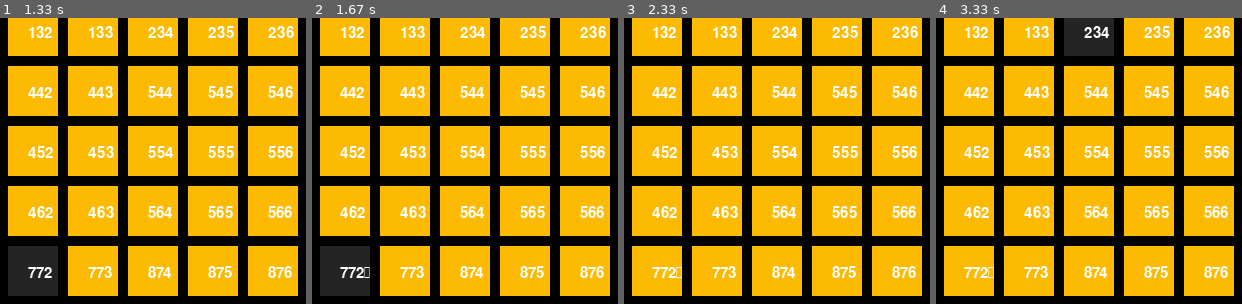
Above: before the commit, frames 1-4 (left to right).
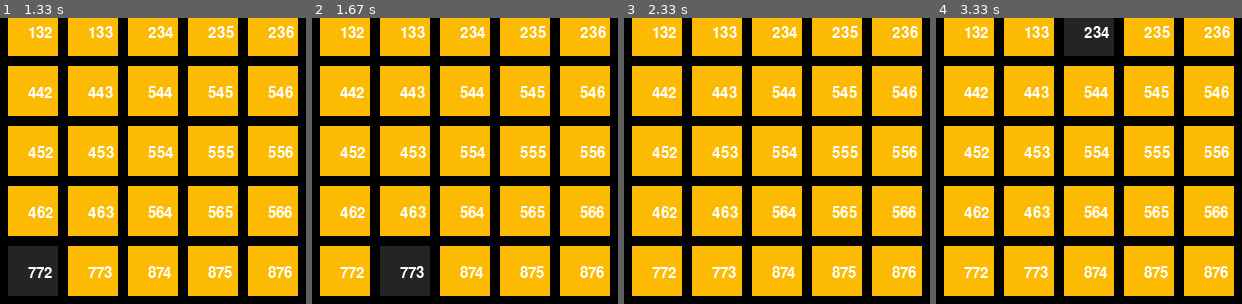
Above: after the commit, the same moments.

Repository: KarinaJadia/Other-Projects
Game: pygame game, started from pygame-tests/sudoku-solver.py
Same seed, same stepped clock (60 frames per second), same inputs: the game is played once before the commit and once after it.
Inputs (mouse positions are % of the whole screen's width and height, from its top left):
- Up to frame 1 (1.33 s): tap Enter at 0.33 s; hold Tab 0.67-1.13 s; click (24, 76) at 1.27 s
- Up to frame 2 (1.67 s): hold Tab from 1.55 s (still down)
- Up to frame 3 (2.33 s): release Tab at 2.02 s; click (68, 17) at 2.15 s
- Up to frame 4 (3.33 s): click (67, 63) at 2.48 s; click (61, 34) at 2.82 s; click (46, 30) at 3.15 s
The pictures show only the part of the screen within x 21-71%, y 29-79%; the shares and areas given below are measured in that part.

Frame 1 is identical in both runs. In frame 2, 5.5% of the frame differs, in the area x 2-39%, y 79-98%; in frame 3, less than 0.1%; in frame 4, less than 0.1%.

Commit message:
implemented a tab key (im stalling again)

Diff:
--- a/pygame-tests/sudoku-solver.py
+++ b/pygame-tests/sudoku-solver.py
@@ -16,8 +16,8 @@
 clock = pygame.time.Clock()
 font = pygame.font.Font('freesansbold.ttf', 15)
 
-# input boxes
-boxes = []
+# input boxes set up
+boxes = [] # stores all box objects
 pos = -20
 colors = [[(105, 64, 70), (105, 80, 64), (105, 93, 64)], # stores the colors of the box
           [(64, 105, 89), (64, 102, 105), (64, 81, 105)],
@@ -32,11 +32,15 @@
     boxes.append(box(80 + i % 9 * SPACE, pos, colors[(i//9)//3][(i%9)//3], colors[(i//9)//3][(i%9)//3],set_num[(i//9)//3][(i%9)//3]*100 + (i//9+1) * 10 + i%9+1, i))
 
 def solve():
+    unsolved_pointers = []
     for box in boxes:
         if box.text == '':
+            unsolved_pointers.append(box.pointer)
             box.text = str(box.id)
             box.passive_color = (252, 186, 3)
             box.color = (252, 186, 3)
+
+    print(unsolved_pointers)
 
 # game
 while True:
@@ -63,6 +67,17 @@
             # if enter key is clicked
             if event.key == pygame.K_KP_ENTER or event.key == pygame.K_RETURN:
                 solve()
+
+            # if tab key is clicked
+            elif event.key == pygame.K_TAB:
+                for box in boxes:
+                    if box.active == True:
+                        pointer = box.pointer + 1
+                        box.active = False
+                        boxes[pointer].active = True
+                        boxes[pointer].color = (36, 36, 36)
+                        box.color = box.passive_color
+                        break
 
             # if backspace is clicked
             elif event.key == pygame.K_BACKSPACE:
